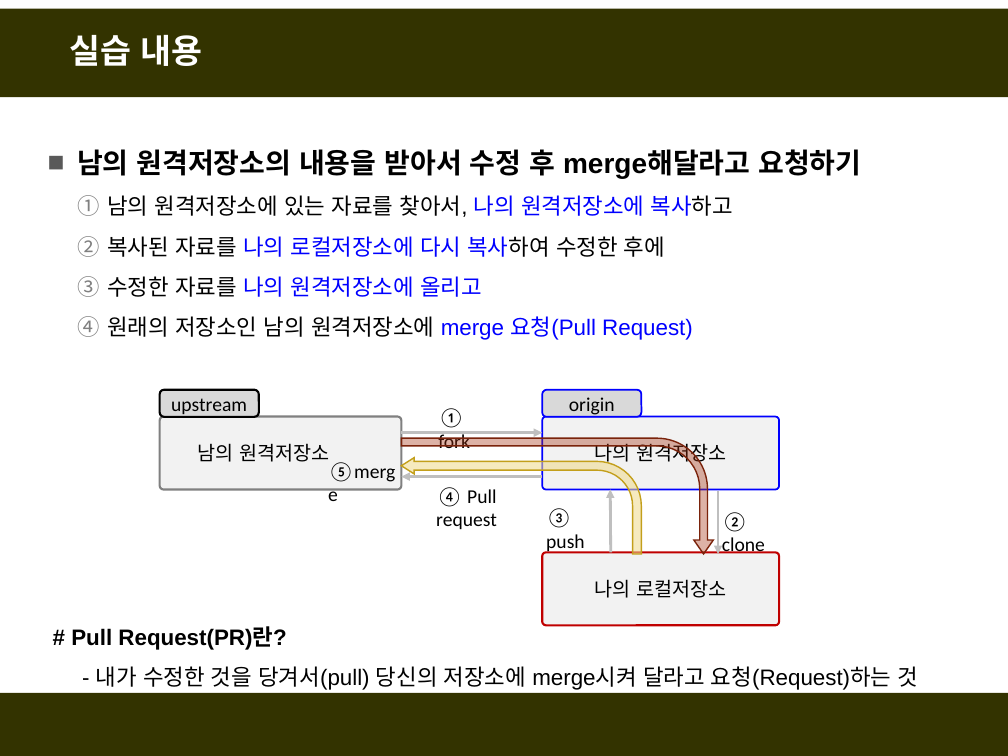
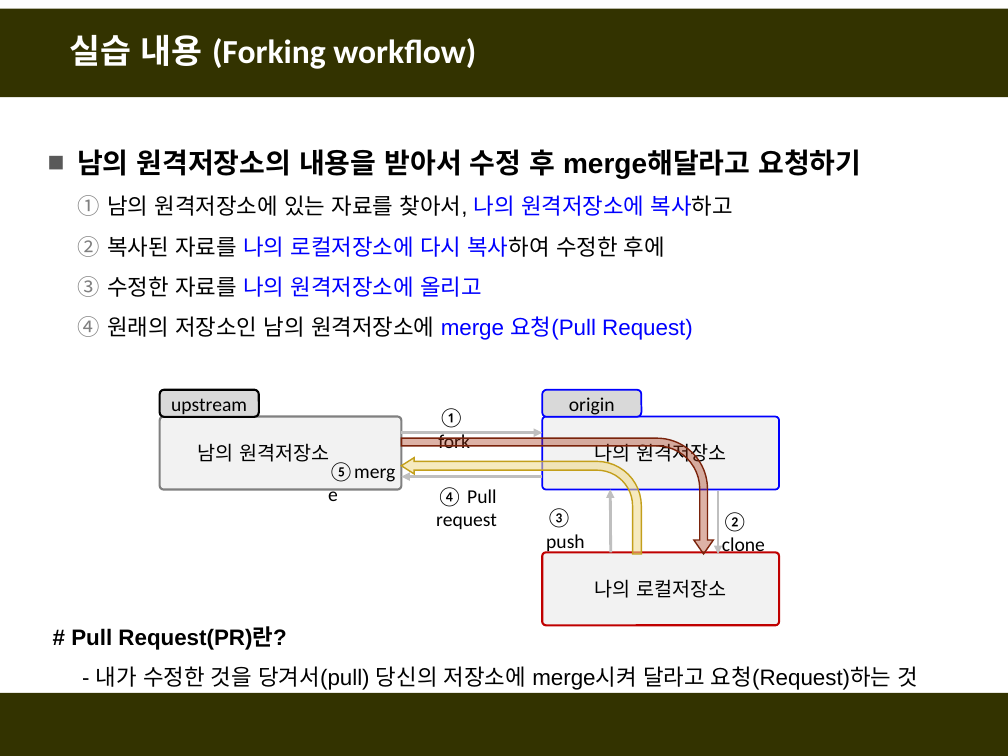
Before and after one commit to fasthill/github-lecture, a slide deck: slide 2 of git및github첫걸음3-forkclonePR.pptx. Drawn at 1008x756 pixels with LibreOffice and Linux fonts; fonts in the diff are those of the drawing. Boxes give left, top, right and bottom in pixels: in the first picture for what was removed or moved away, otherwise in the second. Text is boxed around its words. In the diff, an @@ line names an element or a change of style, - is before the commit and + after.

```diff
--- a/git및github첫걸음3-forkclonePR.pptx
+++ b/git및github첫걸음3-forkclonePR.pptx
@@ title at [70,35,476,69]: text changed @@
-실습 내용
+실습 내용 (Forking workflow)
```
